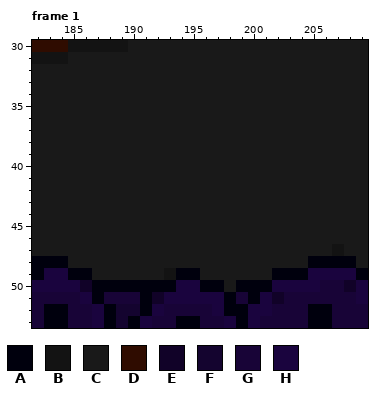
One commit to this pixel-art file: Amity Chain (Art Files)/Digital Art/Sprites/Rooms/Project Files/Centralia Field/Room_1x1Size_CentraliaField.aseprite. This is how it looked before the edit.
360x240 pixels, 2 frames. Colours within 5 levels of each other are drawn and written as one. Shown: frame 1: x 182..209, y 30..53. The commit also changed other frames or places, which this record leaves out.
Visible layers, top first: "FG1", "Props", "BG1", "Floor", "BG".
Palette (. is transparent): A #00000d  B #131313  C #191919  D #2f0c00  E #110228  F #14042f  G #180437  H #1a043e
Pixels before, frame 1, first column x 182:
30 DDDBBBBBCCCCCCCCCCCCCCCCCCCC
31 BBBCCCCCCCCCCCCCCCCCCCCCCCCC
32 CCCCCCCCCCCCCCCCCCCCCCCCCCCC
33 CCCCCCCCCCCCCCCCCCCCCCCCCCCC
34 CCCCCCCCCCCCCCCCCCCCCCCCCCCC
35 CCCCCCCCCCCCCCCCCCCCCCCCCCCC
36 CCCCCCCCCCCCCCCCCCCCCCCCCCCC
37 CCCCCCCCCCCCCCCCCCCCCCCCCCCC
38 CCCCCCCCCCCCCCCCCCCCCCCCCCCC
39 CCCCCCCCCCCCCCCCCCCCCCCCCCCC
40 CCCCCCCCCCCCCCCCCCCCCCCCCCCC
41 CCCCCCCCCCCCCCCCCCCCCCCCCCCC
42 CCCCCCCCCCCCCCCCCCCCCCCCCCCC
43 CCCCCCCCCCCCCCCCCCCCCCCCCCCC
44 CCCCCCCCCCCCCCCCCCCCCCCCCCCC
45 CCCCCCCCCCCCCCCCCCCCCCCCCCCC
46 CCCCCCCCCCCCCCCCCCCCCCCCCCCC
47 CCCCCCCCCCCCCCCCCCCCCCCCCBCC
48 AAACCCCCCCCCCCCCCCCCCCCAAAAC
49 AHHAACCCCCCBAACCCCCCAAAHHHHA
50 HHHHEAAAAAAAHHAACAAAHHHHGGEH
51 GGGGHAGGGAEHHHHHAGAHEGGGGGGH
52 GAAGGHAFFAHGGGGHAAHHGGGAAGGG
53 GAAGGHAFAHGGAAGGHAHGGGGAAGGG
The result:
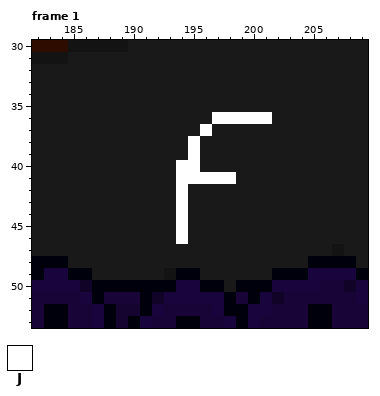
Colours new in this view: J #ffffff
Changes in this commit:
layer "Char Positions" added
Changed rows in their new state; - is an unchanged pixel.
Frame 1, layer "Char Positions":
first column x 194:
36 ---JJJJJ
37 --J-----
38 -J------
39 -J------
40 JJ------
41 JJJJJ---
42 J-------
43 J-------
44 J-------
45 J-------
46 J-------
Where, in picture pixels (left, top, right, bottom), the same in both pictures:
changed: (176, 112, 272, 244)
